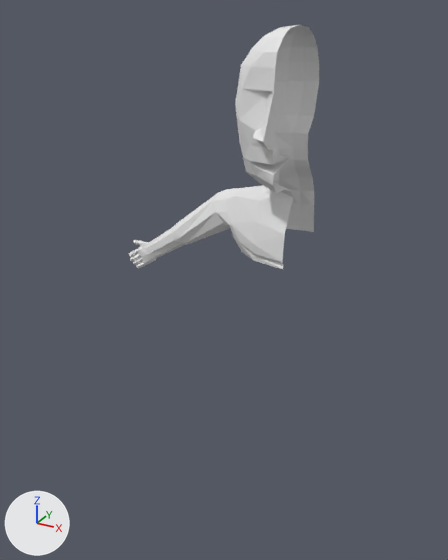
Two versions of the Blender file Assests/player_model.blend, one commit apart.
Rendered twice from a 50 mm lens placed at (2.56, -6.11, 4.68), pointed at (-1.0, 0.36, 1.45). The axes (+X, +Y, +Z) are drawn at lower left. The lights are the same throughout.
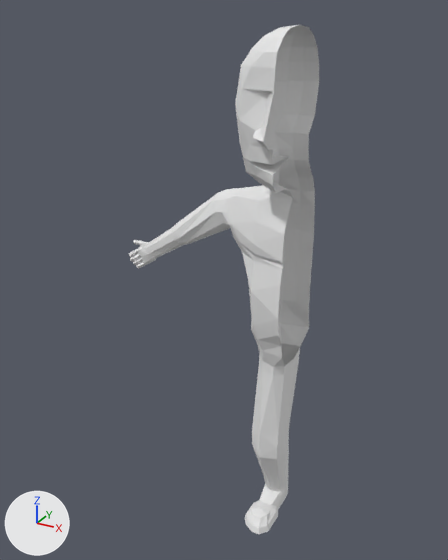
The newer file is also turned or shifted as a whole; pictures and numbers use the older file's frame.

Changed parts and their boxes (x1, y1, x2, y2) in the pictures (448 x 560 px):
'object', reshaped (108% taller)
    before: (129, 25, 319, 269)
    after: (129, 25, 319, 534)
part 1 of me_cube, built on
    before: (174, 81, 319, 245)
    after: (174, 81, 319, 534)

Edits to the bpy script that builds the scene:
```text
Change me_cube:
    used by ob_object; location = (0.0, 0.0, 0.0)
    remove me_cube.from_pydata(...)  # 302 vertices, 492 faces; spans x -2.57..0.01, y -0.67..0.89, z 1.29..4.53
    add me_cube.from_pydata(...)  # 432 vertices, 672 faces; spans x -2.57..0.0, y -0.67..0.93, z -1.92..4.53
    me_cube part 1
    1 vertex is removed from x -0.01, y 0.89, z 2.11
    42 faces are deleted
    8 vertices in x -0.01, y 0.53..0.85, z 2.46..3.57 move by (0.01, 0.0, 0.0)
    131 vertices are added at x -0.93..0.0, y -0.28..0.93, z -1.92..2.64
    222 new faces join them
```
